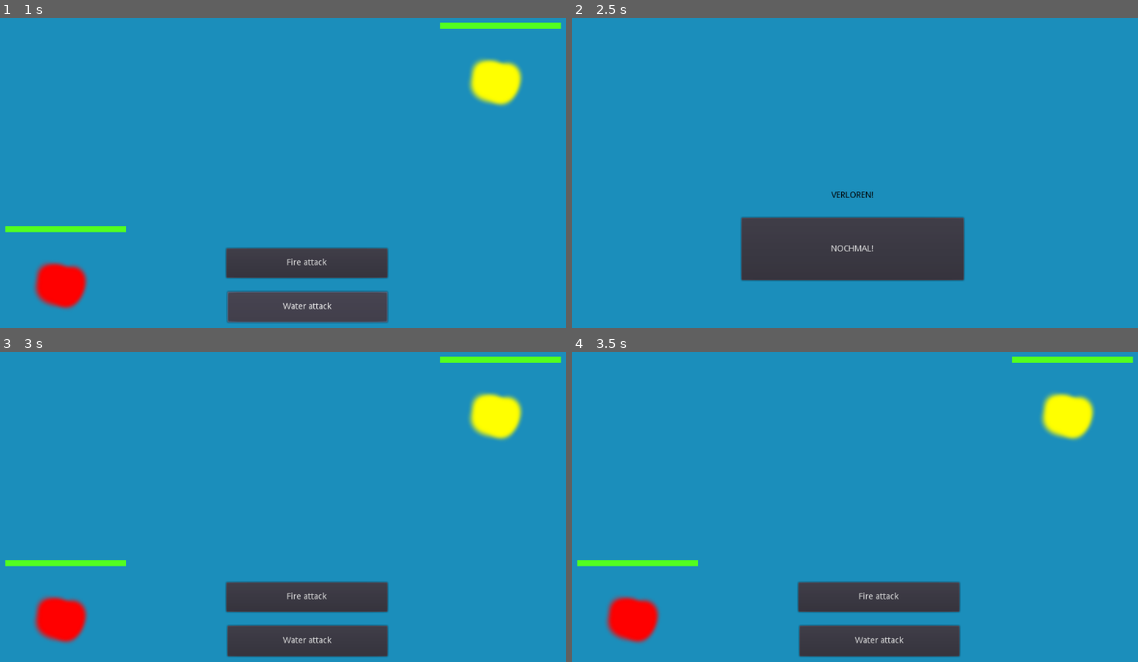
Above: before the commit, frames 1-4 (two rows, left to right).
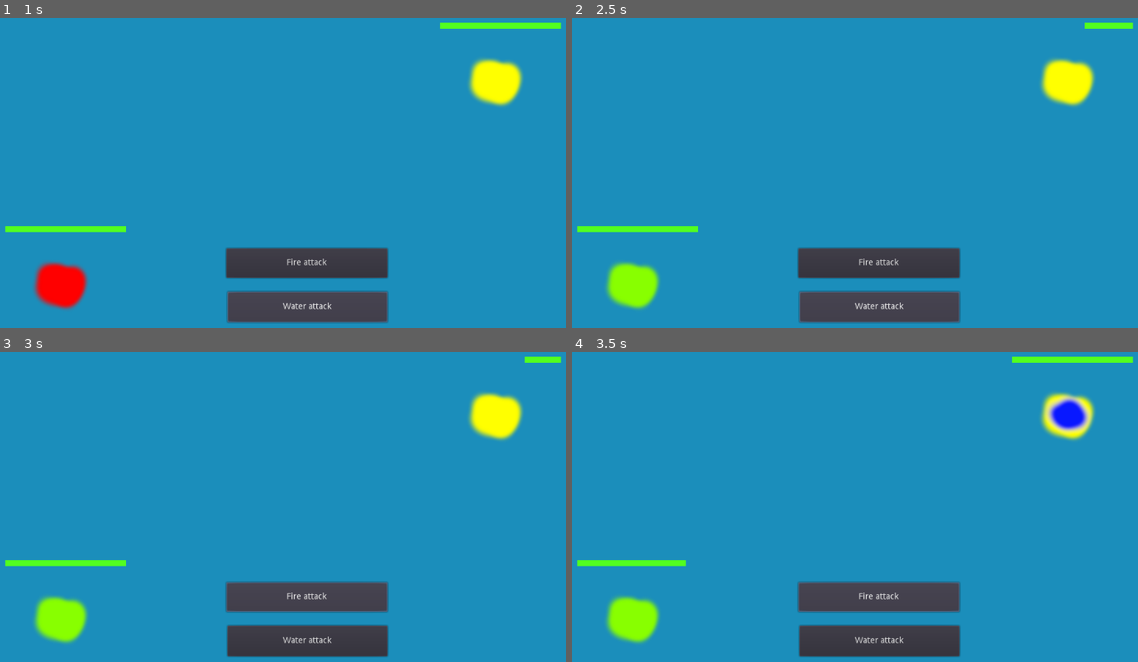
Above: after the commit, the same moments.

Repository: brean/MonsterFight
Game: Godot game, scene res://Start.tscn
The game is run twice, just before and just after one commit, with the same random seed, the same clock (stepped at 60 frames per second) and the same inputs.
Inputs (mouse positions are in pixels of both pictures, inside the frame that each line leads up to):
- Up to frame 1 (1 s): click "Water attack" at 0.5 s
- Up to frame 2 (2.5 s): click "Fire attack" at 1.25 s; click "Water attack" at 2 s
- Up to frame 3 (3 s): click (283, 581) at 2.75 s, where only the run before the commit has a clickable "NOCHMAL!"
- Up to frame 4 (3.5 s): no input

Frame 1 is identical in both runs. In frame 2, 12% of the frame differs, in the area x 0-100%, y 1-99%; in frame 3, 1.7%; in frame 4, 2.3%.

Commit message:
multiple monster

Diff:
--- a/SpawnMonster.gd
+++ b/SpawnMonster.gd
@@ -2,33 +2,51 @@
 
 export var player_monster = [
 	{
-		"image": preload("res://monster1.png")
+		"image": preload("res://monster1.png"),
+		"health": 100,
+		"damage": {
+			"fire": 50,
+			"water": 10
+		}
 	},
 	{
-		"image": preload("res://monster2.png")
+		"image": preload("res://monster2.png"),
+		"health": 100,
+		"damage": {
+			"fire": 50,
+			"water": 10
+		}
 	}
 ]
 export var enemy_monster = [
 	{
-		"image": preload("res://monster3.png")
+		"image": preload("res://monster3.png"),
+		"health": 100,
+		"damage": {
+			"fire": 50,
+			"water": 10
+		}
 	},
 	{
-		"image": preload("res://monster4.png")
+		"image": preload("res://monster4.png"),
+		"health": 100,
+		"damage": {
+			"fire": 50,
+			"water": 10
+		}
 	}
 ]
 var monster = preload("res://Monster.tscn")
-
-# Declare member variables here. Examples:
-# var a = 2
-# var b = "text"
+var current_enemy
+var current_player
 
 
 # Called when the node enters the scene tree for the first time.
 func _ready():
 	# spawn first player character
-	spawn_monster(player_monster[0], "MonsterPlayer", true)
+	current_player = spawn_monster(player_monster[0], "MonsterPlayer", true)
 	# spawn first enemy
-	spawn_monster(enemy_monster[0], "MonsterEnemy", false)
+	current_enemy = spawn_monster(enemy_monster[0], "MonsterEnemy", false)
 
 func spawn_monster(data, name, player):
 	var inst = monster.instance()
@@ -36,11 +54,27 @@
 	inst.name = name
 	inst.player = player
 	inst.texture = data.image
+	inst.health = data.health
+	inst.damage = data.damage
 	if not player:
 		inst.position.x = 867
 		inst.position.y = 133
+	return inst
 
-
-# Called every frame. 'delta' is the elapsed time since the previous frame.
-#func _process(delta):
-#	pass
+func remove_monster(player):
+	if player:
+		current_player.name = "dead"
+		current_player.queue_free()
+		player_monster.remove(0)
+		if len(player_monster) == 0:
+			get_tree().change_scene("res://Lose.tscn")
+			return
+		current_player = spawn_monster(player_monster[0], "MonsterPlayer", true)
+	else:
+		current_enemy.name = "dead"
+		current_enemy.queue_free()
+		enemy_monster.remove(0)
+		if len(enemy_monster) == 0:
+			get_tree().change_scene("res://Win.tscn")
+			return
+		current_enemy = spawn_monster(enemy_monster[0], "MonsterEnemy", false)
--- a/attack.gd
+++ b/attack.gd
@@ -3,4 +3,5 @@
 export var _type = "fire"
 
 func _pressed():
-	get_node("../MonsterEnemy").attack(_type)
+	var monster = get_node("../MonsterEnemy")
+	monster.attack(_type)
--- a/monster.gd
+++ b/monster.gd
@@ -36,10 +36,7 @@
 
 func check_end():
 	if health <= 0:
-		if player:
-			get_tree().change_scene("res://Lose.tscn")
-		else:
-			get_tree().change_scene("res://Win.tscn")
+		get_node("..").remove_monster(player)
 
 func fight_back():
 	var current_attack = attacks[randi() % attacks.size()]
